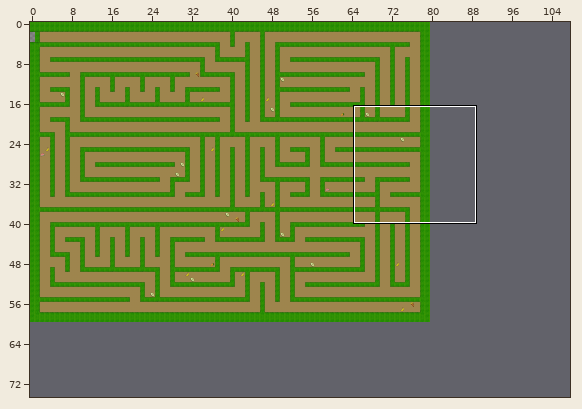
An edit to a level. Tiled map, android/assets/tilemaps/shanghai/maze.tmx. The picture above shows the old version from afar; the outline marks the close-up.
Close-up. Earlier state:
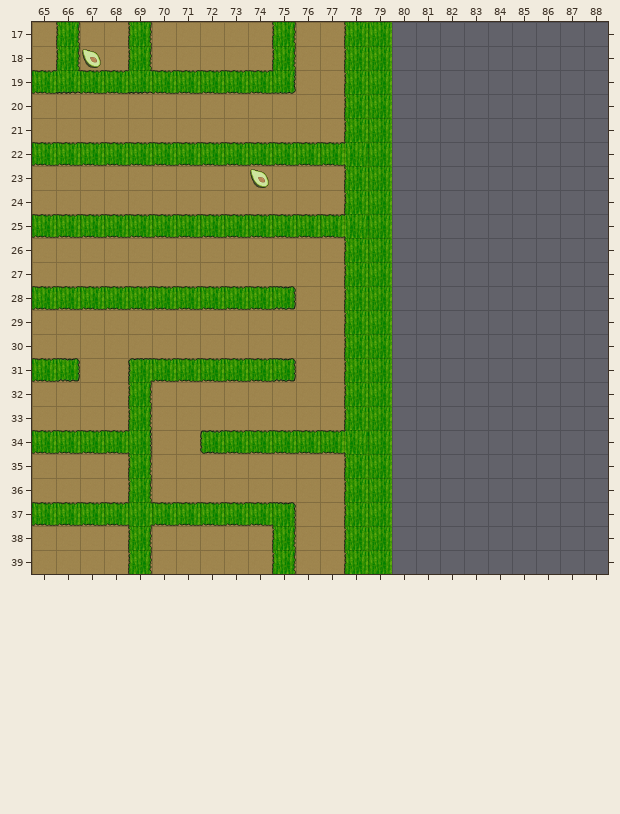
Cells are 64x64 px. Shown: x 65..88, y 17..39. The commit also changed other parts of the map, which this record leaves out.
New version:
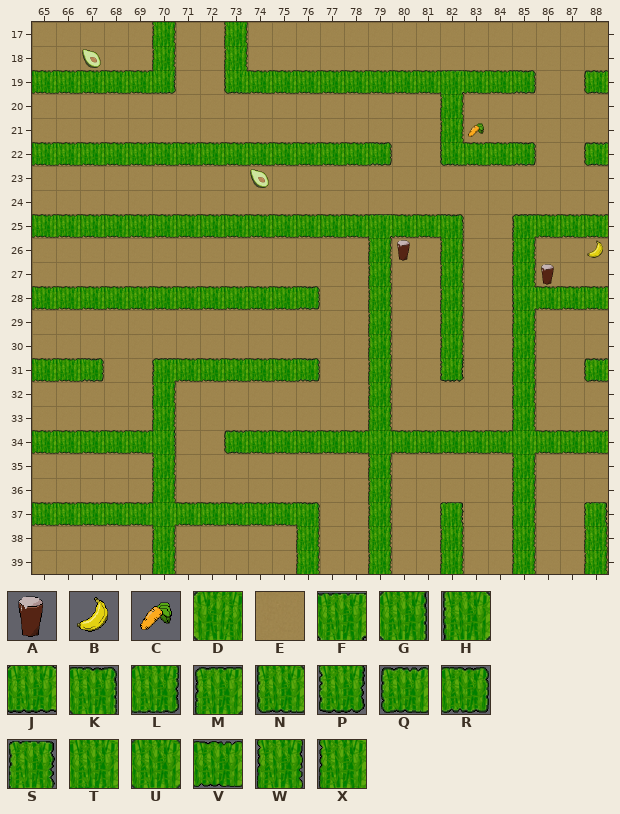
Key: from "bad_objects": A 1; from "good_objects": B 1, C 2; from "tileset": D 0 flipped left-right, E 1, F 4, G 6, H 7, J 8, K 9, L 10, M 11, N 12, P 13, Q 14, R 15, S 16, T 17, U 18, V 21, W 22, X 23.
_ is an empty cell.
Tiles replaced or removed in this view: D, G, J, K, L, M, Q, R, T, U, V, W, X.
What changed:
Changed rows in their new state; . is an unchanged cell.
Layer "ground":
first column x 80:
17 EEEEEEEEE
18 EEEEEEEEE
19 EEEEEEEEE
20 EEEEEEEEE
21 EEEEEEEEE
22 EEEEEEEEE
23 EEEEEEEEE
24 EEEEEEEEE
25 EEEEEEEEE
26 EEEEEEEEE
27 EEEEEEEEE
28 EEEEEEEEE
29 EEEEEEEEE
30 EEEEEEEEE
31 EEEEEEEEE
32 EEEEEEEEE
33 EEEEEEEEE
34 EEEEEEEEE
35 EEEEEEEEE
36 EEEEEEEEE
37 EEEEEEEEE
38 EEEEEEEEE
39 EEEEEEEEE
Layer "wall_tiles":
first column x 66:
17 _.._W..W._..__.........
18 _.._W..W._..__.........
19 V..VL__N.VVVVVVVFVVR..Q
20 ............__..W......
21 ............__..W......
22 ............VR..NVVR..Q
23 ............__.........
24 ............__.........
25 ............VFVVK..MVVV
26 ............_W..W..W...
27 ............_W..W..W...
28 .........VR._W..W..HVVV
29 ............_W..W..W...
30 ............_W..W..W...
31 VR._M....VR._W..P..W..Q
32 ..._W......._W.....W...
33 ..._W......._W.....W...
34 ...VG._Q....VUVVVVVUVVV
35 ..._W......._W.....W...
36 ..._W......._W.....W...
37 ...VU....VK._W..S..W..S
38 ..._W...._W._W..W..W..W
39 ..._W...._W._W..W..W..W
Layer "bad_tiles":
first column x 80:
26 A......
27 ......A
Layer "good_tiles":
first column x 83:
21 C
first column x 88:
26 B
